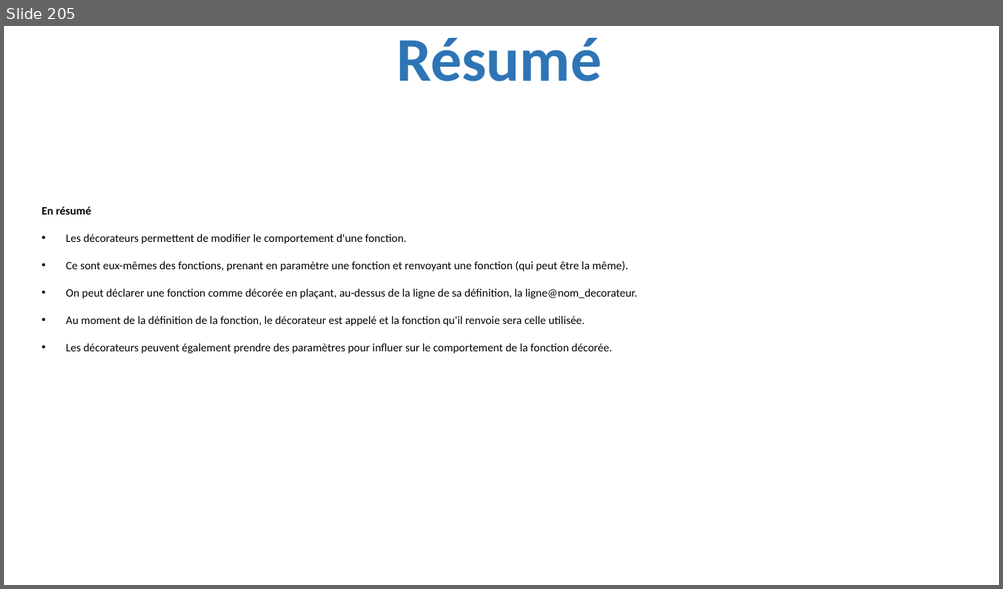
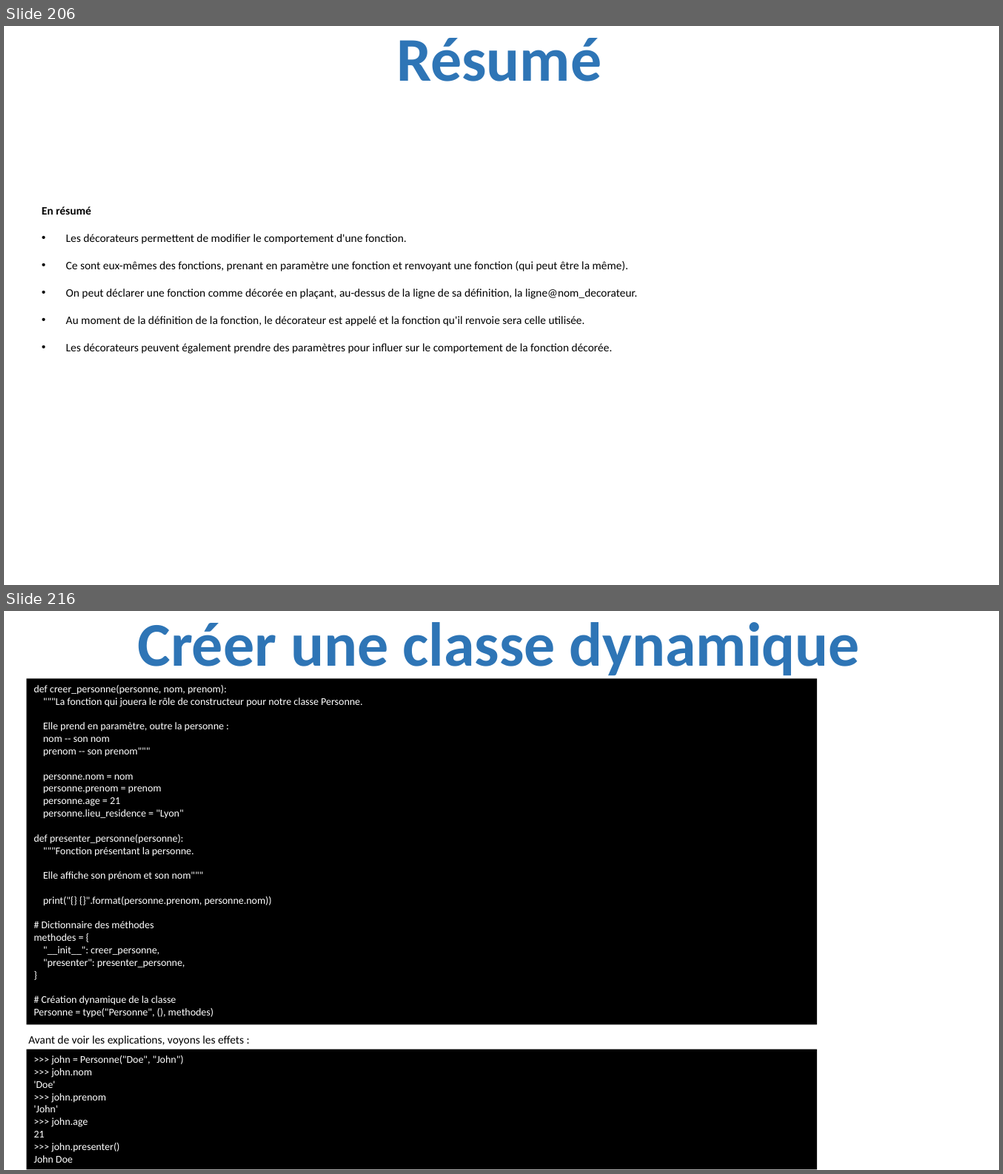
Before and after one commit to julienPalleau/PythonDoc, a slide deck: Python-resume.pptx. Shown one above the other, each under a label of ours: slide 205 before the commit, slides 206 and 216 after it; the slides between them are not shown. The pictures are 1003x589 and 1003x1174 pixels, drawn with LibreOffice and Linux fonts; fonts in the diff are those of the drawing. Boxes give left, top, right and bottom in pixels: in the first picture for what was removed or moved away, otherwise in the second. Text is boxed around its words. In the diff, an @@ line names an element or a change of style, - is before the commit and + after.

```diff
--- a/Python-resume.pptx
+++ b/Python-resume.pptx
@@ slide 216 added at (4,611,999,1170), background #FFFFFF @@
@@ title added at (138,622,859,681), 60 pt, text #2E75B6, bold @@
+Créer une classe dynamique
@@ rectangle added at (26,679,817,1025), fill #000000, 10 pt, text #FFFFFF @@
+def creer_personne(personne, nom, prenom):
+"""La fonction qui jouera le rôle de constructeur pour notre classe Personne.
+Elle prend en paramètre, outre la personne :
+nom -- son nom
+prenom -- son prenom"""
+personne.nom = nom
+personne.prenom = prenom
+personne.age = 21
+personne.lieu_residence = "Lyon"
+def presenter_personne(personne):
+"""Fonction présentant la personne.
+Elle affiche son prénom et son nom"""
+print("{} {}".format(personne.prenom, personne.nom))
+# Dictionnaire des méthodes
+methodes = {
+"__init__": creer_personne,
+"presenter": presenter_personne,
+}
+# Création dynamique de la classe
+Personne = type("Personne", (), methodes)
@@ rectangle added at (26,1050,817,1170), fill #000000, 10 pt, text #FFFFFF @@
+>>> john = Personne("Doe", "John")
+>>> john.nom
+'Doe'
+>>> john.prenom
+'John'
+>>> john.age
+21
+>>> john.presenter()
+John Doe
@@ text added at (28,1036,244,1046), 11 pt, text #000000 @@
+Avant de voir les explications, voyons les effets :
@@ what was slide 205 is now slide 206 @@
```
Also in this commit, not shown: 15 other slides added.
